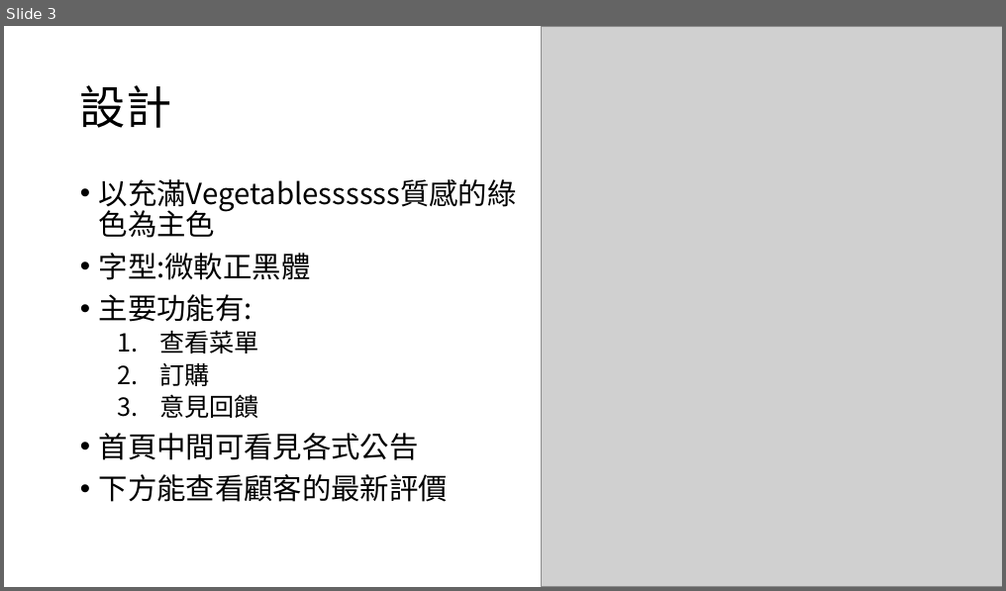
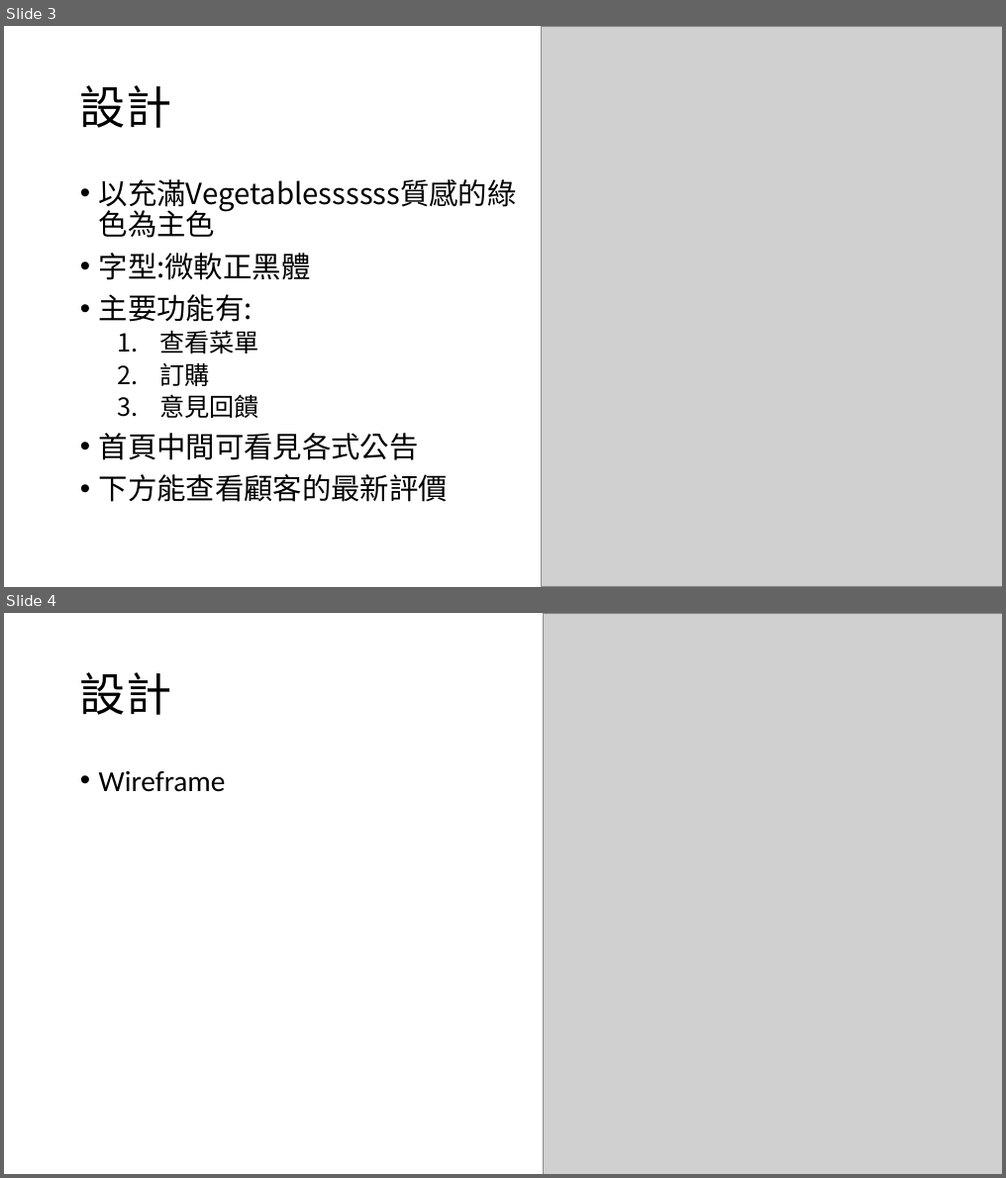
Before and after one commit to weichang0007/ntutVegetablesssssssssssssss, a slide deck: ppt.pptx. Shown one above the other, each under a label of ours: slide 3 before the commit, slides 3 and 4 after it. The pictures are 1006x591 and 1006x1178 pixels, drawn with LibreOffice and Linux fonts; fonts in the diff are those of the drawing; grey boxes stand for pictures. Boxes give left, top, right and bottom in pixels: in the first picture for what was removed or moved away, otherwise in the second. Text is boxed around its words. In the diff, an @@ line names an element or a change of style, - is before the commit and + after.

```diff
--- a/ppt.pptx
+++ b/ppt.pptx
@@ slide 4 added at [4, 613, 1002, 1174], background #FFFFFF @@
@@ picture added at [543, 613, 1002, 1174] @@
@@ title added at [80, 672, 171, 715], 44 pt, text #000000 @@
+設計
@@ text added at [99, 771, 226, 792], 28 pt, text #000000 @@
+• Wireframe
```
Also in this commit, not shown: 1 other slide added.
